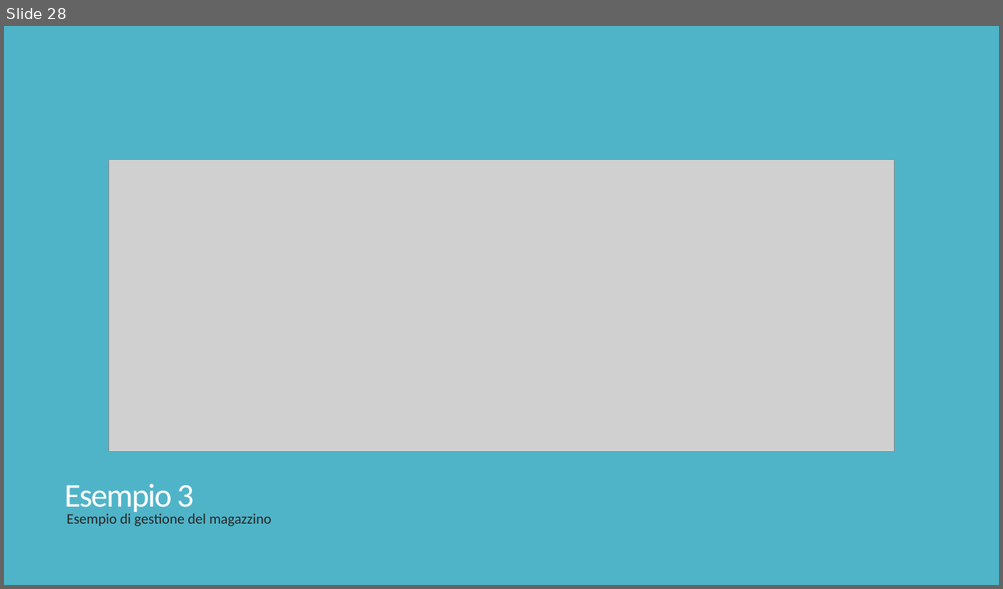
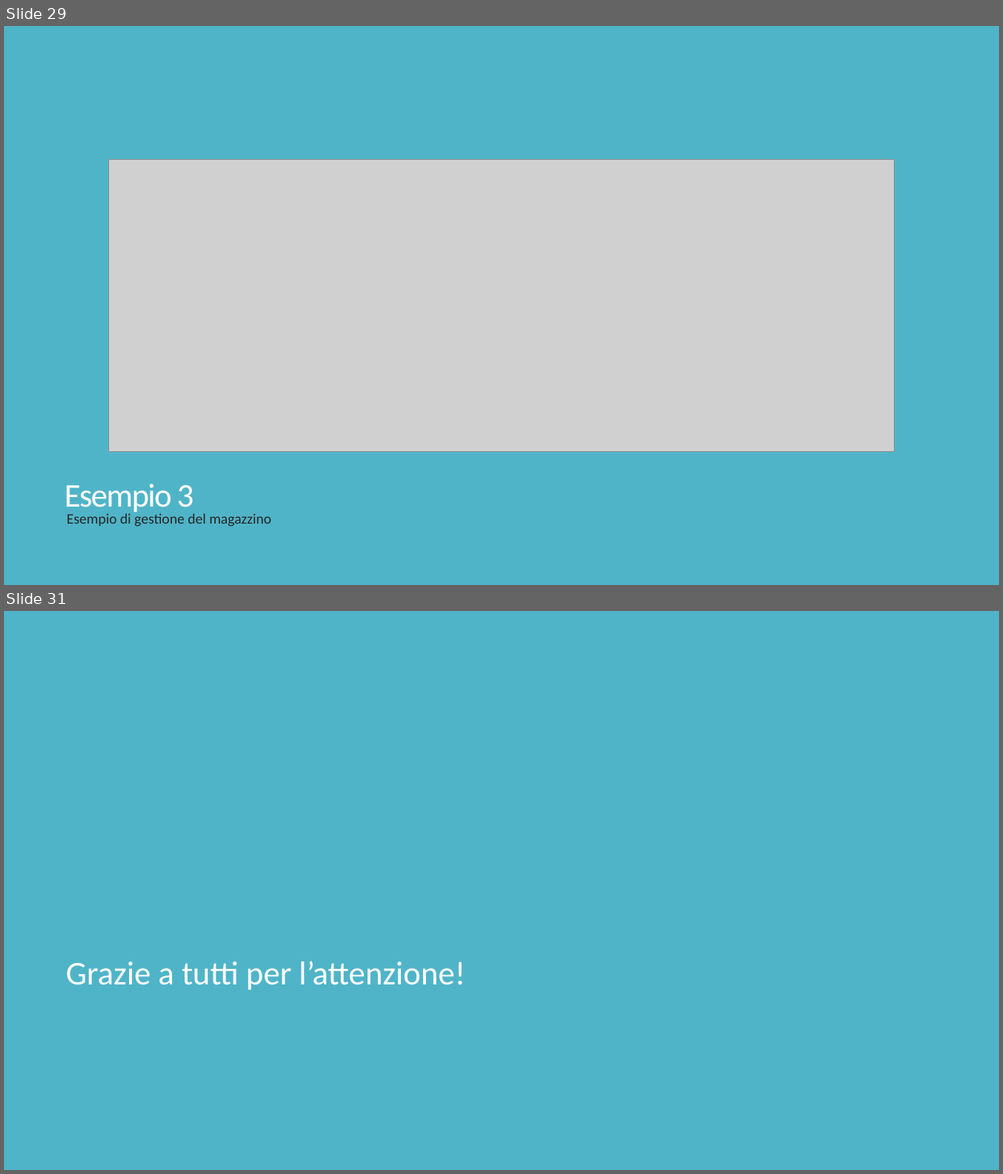
Before and after one commit to misterkilgore/machine_learning_4_pmi, a slide deck: slides/Innovazione con l’IA - Lezione 1.pptx. Shown one above the other, each under a label of ours: slide 28 before the commit, slides 29 and 31 after it; the slides between them are not shown. The pictures are 1003x589 and 1003x1174 pixels, drawn with LibreOffice and Linux fonts; fonts in the diff are those of the drawing; grey boxes stand for pictures. Boxes give left, top, right and bottom in pixels: in the first picture for what was removed or moved away, otherwise in the second. Text is boxed around its words. In the diff, an @@ line names an element or a change of style, - is before the commit and + after.

```diff
--- a/slides/Innovazione con l’IA - Lezione 1.pptx
+++ b/slides/Innovazione con l’IA - Lezione 1.pptx
@@ slide 31 added at [4, 611, 999, 1170], background #50B4C8 @@
@@ subtitle added at [66, 961, 465, 990], 32 pt, text #FFFFFF @@
+Grazie a tutti per l’attenzione!
@@ what was slide 28 is now slide 29 @@
```
Also in this commit, not shown: 3 slides changed, 2 other slides added, 2 other files.
